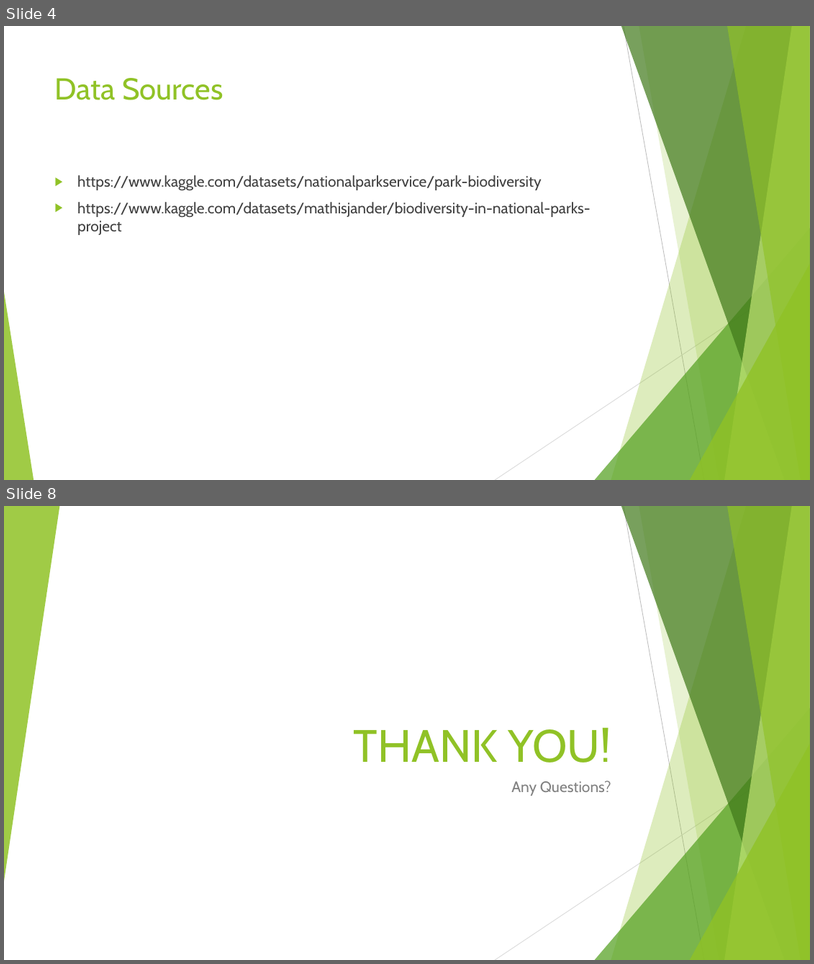
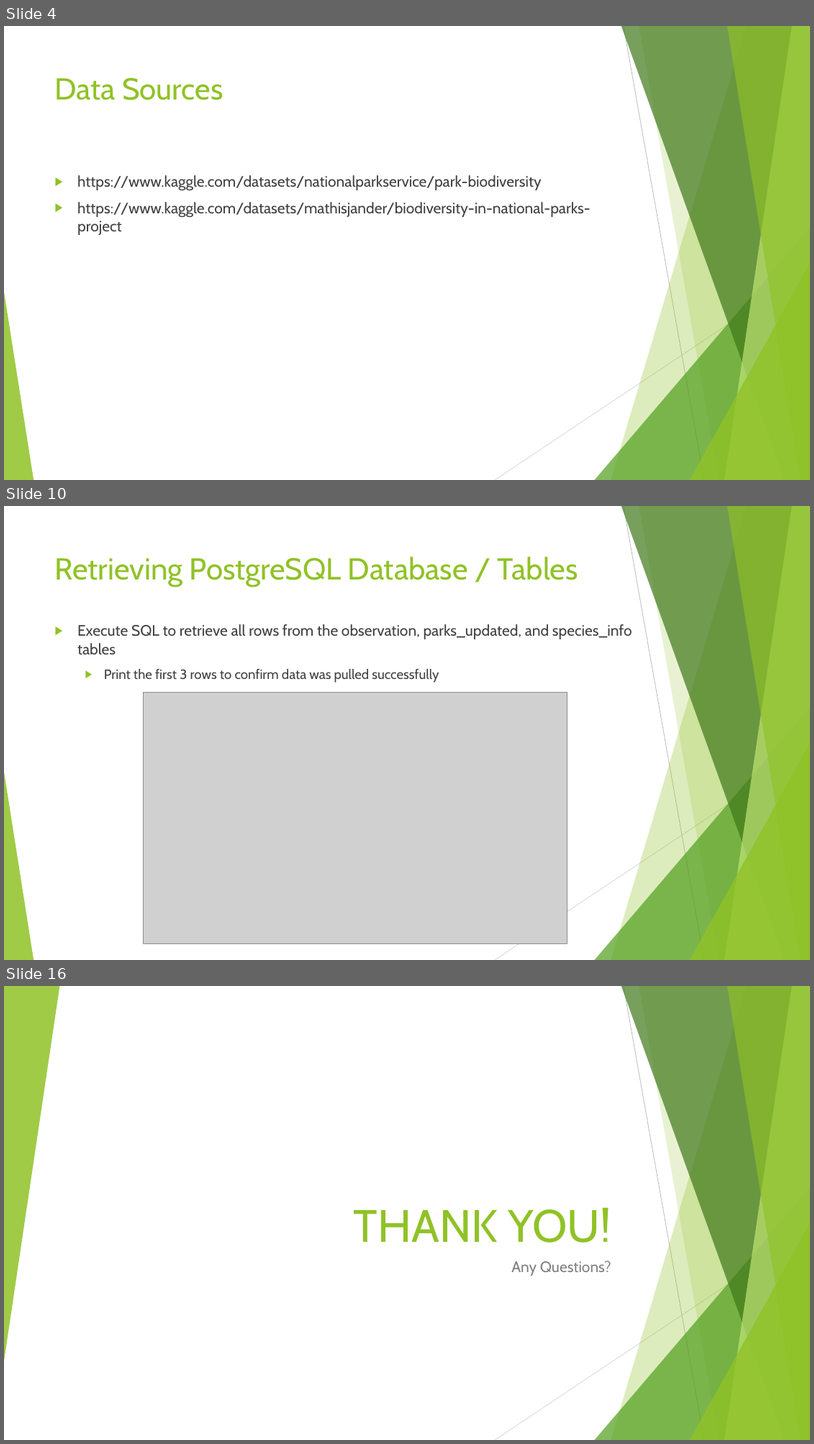
Before and after one commit to mrbowman86/data-engineering-project, a slide deck: National_Parks_PowerPoint.pptx. Shown one above the other, each under a label of ours: slides 4 and 8 before the commit, slides 4, 10 and 16 after it; the slides between them are not shown. The pictures are 814x964 and 814x1444 pixels, drawn with LibreOffice and Linux fonts; fonts in the diff are those of the drawing; grey boxes stand for pictures. Boxes give left, top, right and bottom in pixels: in the first picture for what was removed or moved away, otherwise in the second. Text is boxed around its words. In the diff, an @@ line names an element or a change of style, - is before the commit and + after.

```diff
--- a/National_Parks_PowerPoint.pptx
+++ b/National_Parks_PowerPoint.pptx
@@ slide 10 added at (x1=4, y1=506, x2=810, y2=960), background #FFFFFF; not listed: 10 template elements that a slide beside it also shows @@
@@ title added at (x1=55, y1=556, x2=579, y2=587), 36 pt, text #90C226 @@
+Retrieving PostgreSQL Database / Tables
@@ text added at (x1=77, y1=624, x2=633, y2=682), 18 pt, text #404040 @@
+▶ Execute SQL to retrieve all rows from the observation, parks_updated, and species_info tables
+  ▶ Print the first 3 rows to confirm data was pulled successfully
@@ picture added at (x1=143, y1=692, x2=568, y2=943) @@
@@ what was slide 8 is now slide 16 @@
```
Also in this commit, not shown: 4 slides changed, 7 other slides added.
